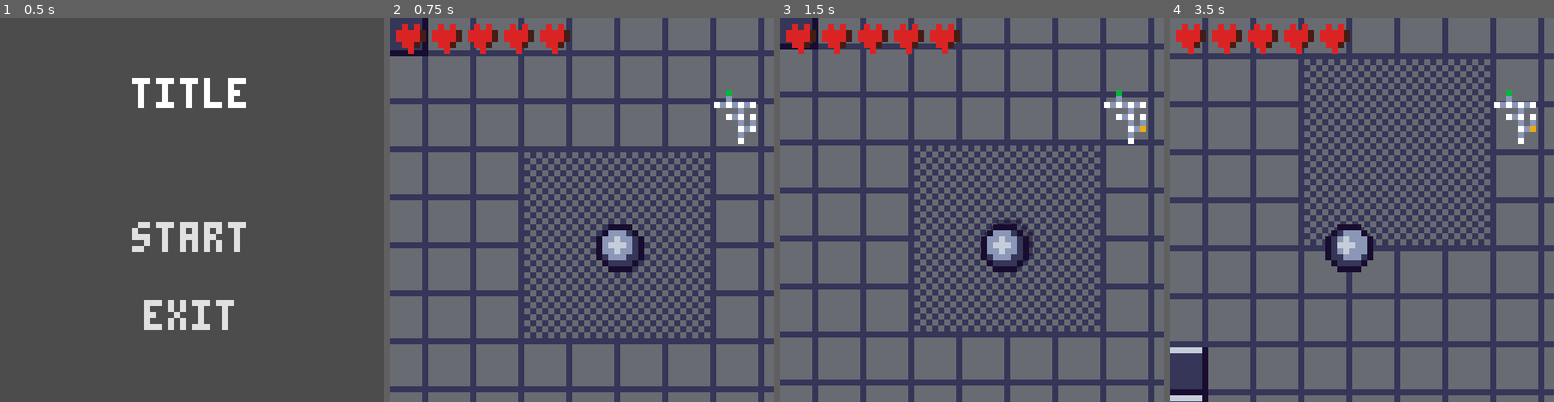
Above: before the commit, frames 1-4 (left to right).
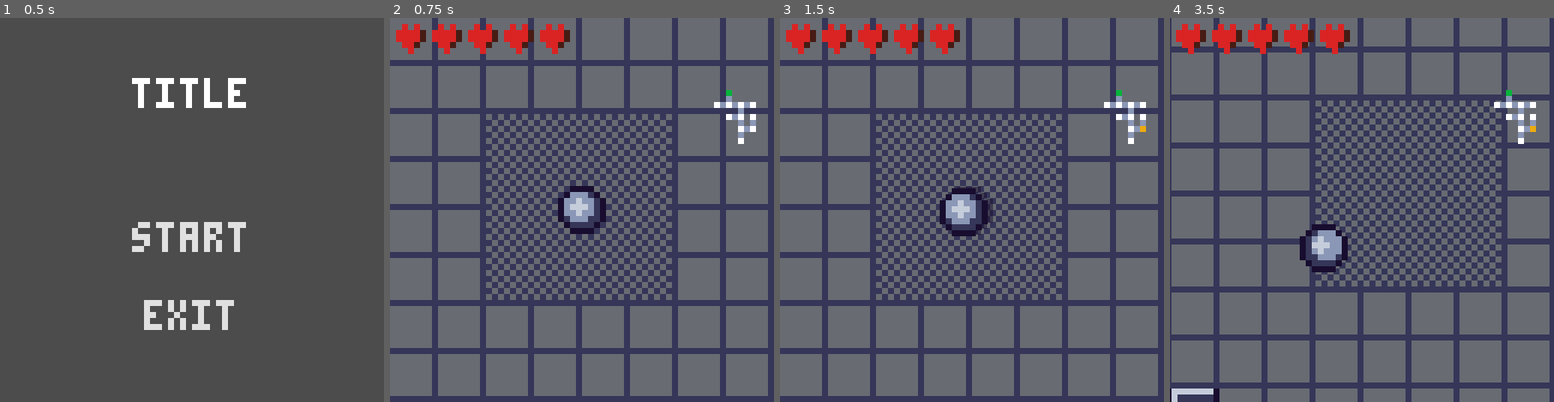
Above: after the commit, the same moments.

Repository: svntax/LowRezJam2020
Game: Godot game, scene res://Main.tscn
Same seed, same stepped clock (60 frames per second), same inputs: the game is played once before the commit and once after it.
Inputs (mouse positions are in pixels of both pictures, inside the frame that each line leads up to):
- Up to frame 1 (0.5 s): no input
- Up to frame 2 (0.75 s): click "START" at 0.5 s
- Up to frame 3 (1.5 s): tap Enter at 1.25 s; move the mouse to (1056, 190) at 1.27 s; click (1056, 190) at 1.35 s
- Up to frame 4 (3.5 s): move the mouse to (1285, 229) at 2.02 s; right-click (1285, 229) at 2.1 s; move the mouse to (1400, 125) at 2.77 s; click (1400, 125) at 2.85 s

Frame 1 is identical in both runs. In frame 2, 45% of the frame differs, in the area x 0-100%, y 0-100%; in frame 3, 46%; in frame 4, 50%.

Commit message:
Reworked enemy spawning to fix z-index and be randomized.

Diff:
--- a/Gameplay.gd
+++ b/Gameplay.gd
@@ -13,6 +13,7 @@
 
 onready var dungeon_width = 10
 onready var dungeon_height = 10
+onready var exit_cell = null
 
 onready var dungeon = null
 onready var minimap = $UILayer/Minimap
@@ -20,12 +21,14 @@
 onready var player = $Player
 onready var rooms = $Rooms
 onready var rooms_grid = [] # Grid of room instances
+onready var enemies_root = $Enemies
 
 func _ready():
 	start_level()
 
 func start_level():
 	player.set_velocity(0, 0)
+	player.reset_camera()
 	dungeon = null
 	rooms_grid.clear()
 	for each in rooms.get_children():
@@ -64,12 +67,12 @@
 # Recursively go through the dungeon, starting from the root, and link
 # connected rooms together.
 func place_room_instances():
+	var deepest_rooms = dungeon.get_deepest_rooms()
+	var choice = randi() % deepest_rooms.size()
+	exit_cell = deepest_rooms[choice]
 	# Place the starting room and enemy rooms
 	place_room(dungeon.root)
 	# Place the exit room randomly at one of the deepest rooms
-	var deepest_rooms = dungeon.get_deepest_rooms()
-	var choice = randi() % deepest_rooms.size()
-	var exit_cell = deepest_rooms[choice]
 	var cell_pos = exit_cell.get_cell_position()
 	var layout = ExitRoom.instance()
 	rooms_grid[cell_pos.x][cell_pos.y].add_layout(layout)
@@ -98,6 +101,9 @@
 	if current_cell == dungeon.root:
 		var layout = StartingRoom.instance()
 		base.add_layout(layout)
+	elif current_cell == exit_cell:
+		# Don't generate the layout for the exit room, it will be done separately
+		pass
 	else:
 		# Basic enemy room
 		var choice = randi() % EnemyRooms.size()
@@ -111,3 +117,6 @@
 
 func get_dungeon():
 	return dungeon
+
+func add_enemy(enemy_instance):
+	enemies_root.add_child(enemy_instance)
--- a/Gameplay.tscn
+++ b/Gameplay.tscn
@@ -14,7 +14,24 @@
 "_edit_lock_": true
 }
 
+[node name="Bg" type="ColorRect" parent="."]
+margin_left = -128.0
+margin_top = -128.0
+margin_right = 1408.0
+margin_bottom = 1408.0
+rect_min_size = Vector2( 1536, 1536 )
+color = Color( 0.0941176, 0.0509804, 0.184314, 1 )
+__meta__ = {
+"_edit_lock_": true,
+"_edit_use_anchors_": false
+}
+
 [node name="Rooms" type="Node2D" parent="."]
+__meta__ = {
+"_edit_lock_": true
+}
+
+[node name="Enemies" type="Node2D" parent="."]
 __meta__ = {
 "_edit_lock_": true
 }
--- a/Globals.gd
+++ b/Globals.gd
@@ -1,6 +1,9 @@
 extends Node
 
 const DIRECTIONS = [Vector2.UP, Vector2.DOWN, Vector2.LEFT, Vector2.RIGHT]
+
+const NormalEnemy = preload("res://Enemies/PoolBallEnemy.tscn")
+const RollerEnemy = preload("res://Enemies/RollerEnemy.tscn")
 
 var current_level = 1
 
--- /dev/null
+++ b/LevelGeneration/EnemySpawn.tscn
@@ -0,0 +1,7 @@
+[gd_scene load_steps=2 format=2]
+
+[ext_resource path="res://LevelGeneration/Rooms/EnemySpawnPoint.gd" type="Script" id=1]
+
+[node name="EnemySpawn" type="Position2D"]
+position = Vector2( 39, 96 )
+script = ExtResource( 1 )
--- a/LevelGeneration/Rooms/EnemiesRoom01.tscn
+++ b/LevelGeneration/Rooms/EnemiesRoom01.tscn
@@ -1,6 +1,6 @@
 [gd_scene load_steps=3 format=2]
 
-[ext_resource path="res://Enemies/PoolBallEnemy.tscn" type="PackedScene" id=1]
+[ext_resource path="res://LevelGeneration/EnemySpawn.tscn" type="PackedScene" id=1]
 [ext_resource path="res://LevelGeneration/DungeonTileset.tres" type="TileSet" id=2]
 
 [node name="EnemiesRoom01" type="Node2D"]
@@ -16,8 +16,14 @@
 "_edit_lock_": true
 }
 
-[node name="PoolBallEnemy" parent="." instance=ExtResource( 1 )]
-position = Vector2( 39, 96 )
+[node name="SpawnPoints" type="Node2D" parent="."]
+__meta__ = {
+"_edit_lock_": true
+}
 
-[node name="PoolBallEnemy2" parent="." instance=ExtResource( 1 )]
-position = Vector2( 95, 32 )
+[node name="EnemySpawn" parent="SpawnPoints" instance=ExtResource( 1 )]
+spawn_pool = [ 1 ]
+
+[node name="EnemySpawn2" parent="SpawnPoints" instance=ExtResource( 1 )]
+position = Vector2( 96, 32 )
+spawn_pool = [ 1 ]
--- a/LevelGeneration/Rooms/EnemiesRoom02.tscn
+++ b/LevelGeneration/Rooms/EnemiesRoom02.tscn
@@ -1,9 +1,8 @@
-[gd_scene load_steps=5 format=2]
+[gd_scene load_steps=4 format=2]
 
 [ext_resource path="res://LevelGeneration/DungeonTileset.tres" type="TileSet" id=1]
-[ext_resource path="res://Enemies/PoolBallEnemy.tscn" type="PackedScene" id=2]
+[ext_resource path="res://LevelGeneration/EnemySpawn.tscn" type="PackedScene" id=2]
 [ext_resource path="res://Environment/Pots/PotNormal.tscn" type="PackedScene" id=3]
-[ext_resource path="res://Enemies/RollerEnemy.tscn" type="PackedScene" id=4]
 
 [node name="EnemiesRoom02" type="Node2D"]
 
@@ -24,8 +23,10 @@
 [node name="PotNormal2" parent="." instance=ExtResource( 3 )]
 position = Vector2( 72, 63 )
 
-[node name="RollerEnemy" parent="." instance=ExtResource( 4 )]
+[node name="EnemySpawn" parent="." instance=ExtResource( 2 )]
+position = Vector2( 64, 92 )
+spawn_pool = [ 0, 1, 1, 2 ]
+
+[node name="EnemySpawn2" parent="." instance=ExtResource( 2 )]
 position = Vector2( 64, 36 )
-
-[node name="PoolBallEnemy" parent="." instance=ExtResource( 2 )]
-position = Vector2( 64, 96 )
+spawn_pool = [ 0, 1, 1, 2 ]
--- /dev/null
+++ b/LevelGeneration/Rooms/EnemySpawnPoint.gd
@@ -0,0 +1,14 @@
+extends Position2D
+
+export (Array, int, "None", "Normal", "Roller") var spawn_pool = []
+
+func _ready():
+	var choice = spawn_pool[randi() % spawn_pool.size()]
+	if choice == 1:
+		var enemy = Globals.NormalEnemy.instance()
+		get_tree().get_root().get_node("Gameplay").add_enemy(enemy)
+		enemy.global_position = global_position
+	elif choice == 2:
+		var enemy = Globals.RollerEnemy.instance()
+		get_tree().get_root().get_node("Gameplay").add_enemy(enemy)
+		enemy.global_position = global_position
--- a/Player/Player.gd
+++ b/Player/Player.gd
@@ -28,6 +28,7 @@
 onready var dash_top_sprite = $Body/DashTop
 onready var arrows = $Arrows
 onready var damage_animation_player = $DamageAnimationPlayer
+onready var camera = $Camera2D
 
 const POWER_BAR_BACK = Color("720d0d")
 const POWER_BAR_FRONT = Color("de9751")
@@ -192,3 +193,14 @@
 func set_velocity(x : float, y : float) -> void:
 	velocity.x = x
 	velocity.y = y
+
+func reset_camera():
+	camera.drag_margin_left = 0
+	camera.drag_margin_right = 0
+	camera.drag_margin_top = 0
+	camera.drag_margin_bottom = 0
+	yield(get_tree().create_timer(0.1), "timeout")
+	camera.drag_margin_left = 0.2
+	camera.drag_margin_right = 0.2
+	camera.drag_margin_top = 0.2
+	camera.drag_margin_bottom = 0.2
